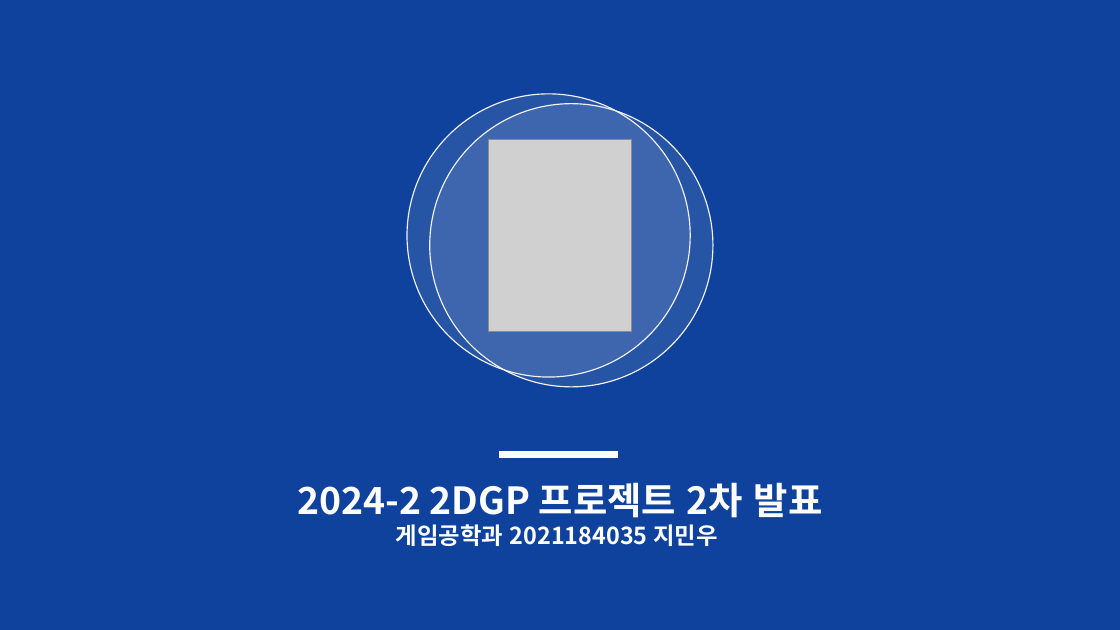
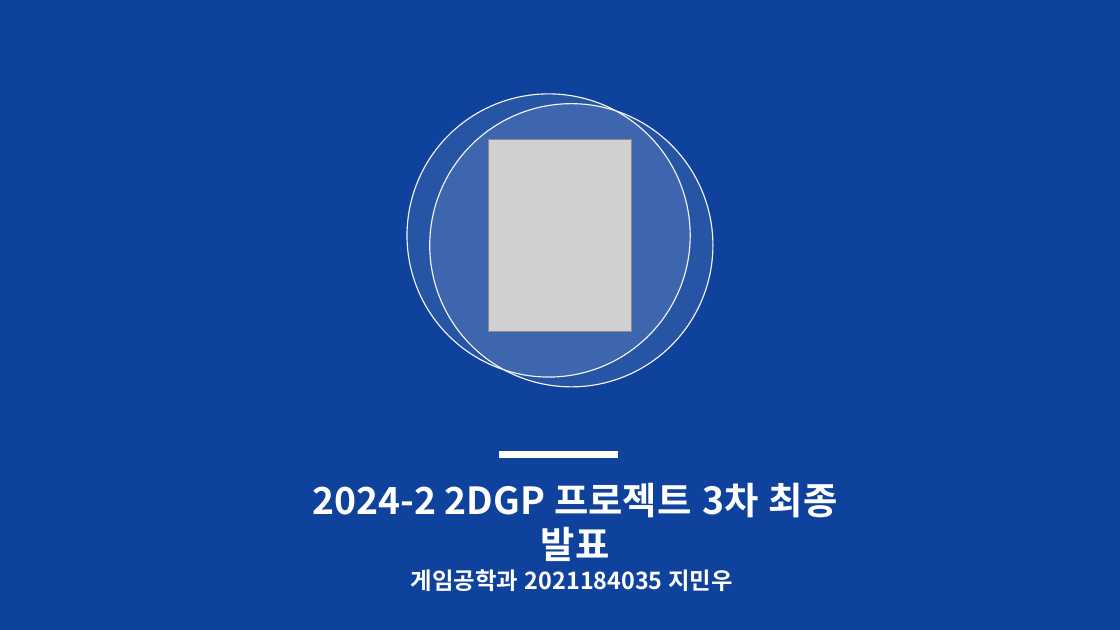
Before and after one commit to jimw0201/2DGP_Project_Sonic, a slide deck: slide 1 of presentation/2DGP_3차_프로젝트_발표_202118405_지민우.pptx. Drawn at 1120x630 pixels with LibreOffice and Linux fonts; fonts in the diff are those of the drawing; grey boxes stand for pictures. Boxes give left, top, right and bottom in pixels: in the first picture for what was removed or moved away, otherwise in the second. Text is boxed around its words. In the diff, an @@ line names an element or a change of style, - is before the commit and + after.

Commit message:
프로젝트 최종 제출
끝났다.

```diff
--- a/presentation/2DGP_3차_프로젝트_발표_202118405_지민우.pptx
+++ b/presentation/2DGP_3차_프로젝트_발표_202118405_지민우.pptx
@@ text "2024-2 2DGP 프로젝트 3차 최종 ...": place and size @@
-text "2024-2 2DGP 프로젝트 3차 최종 ..." at [297,482,823,546]
+text "2024-2 2DGP 프로젝트 3차 최종 ..." at [312,482,838,591]
@@ text at [312,482,838,561]: text changed @@
-2024-2 2DGP 프로젝트 2차 발표
+2024-2 2DGP 프로젝트 3차 최종 발표
```
Also in this commit, not shown: 1 other slide changed, 1 other file.
